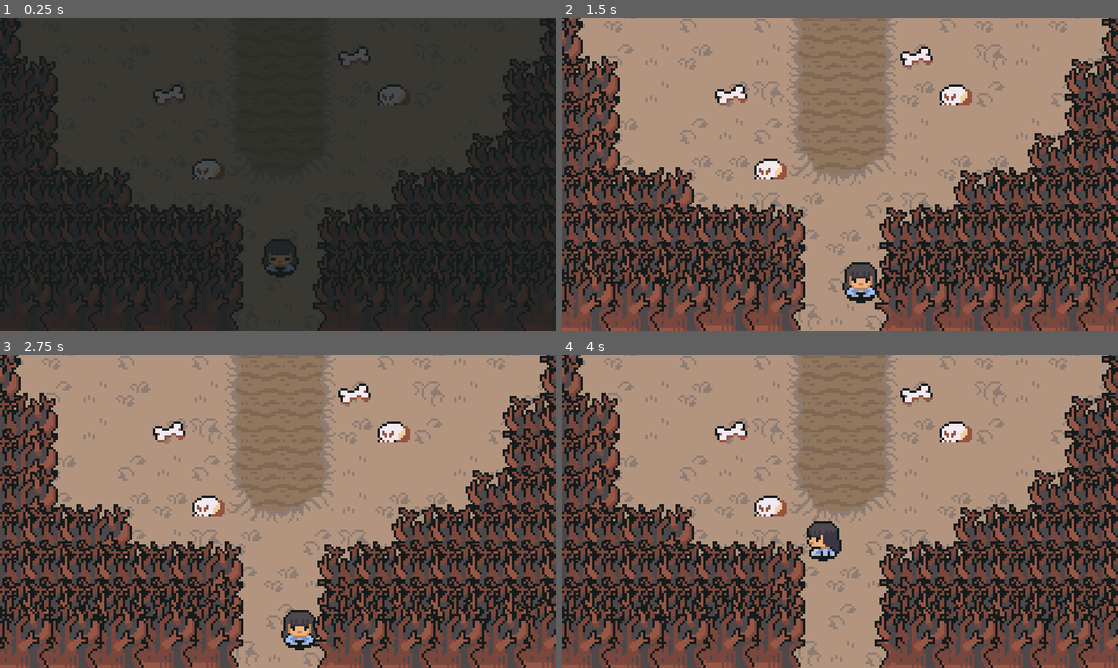
Above: before the commit, frames 1-4 (two rows, left to right).
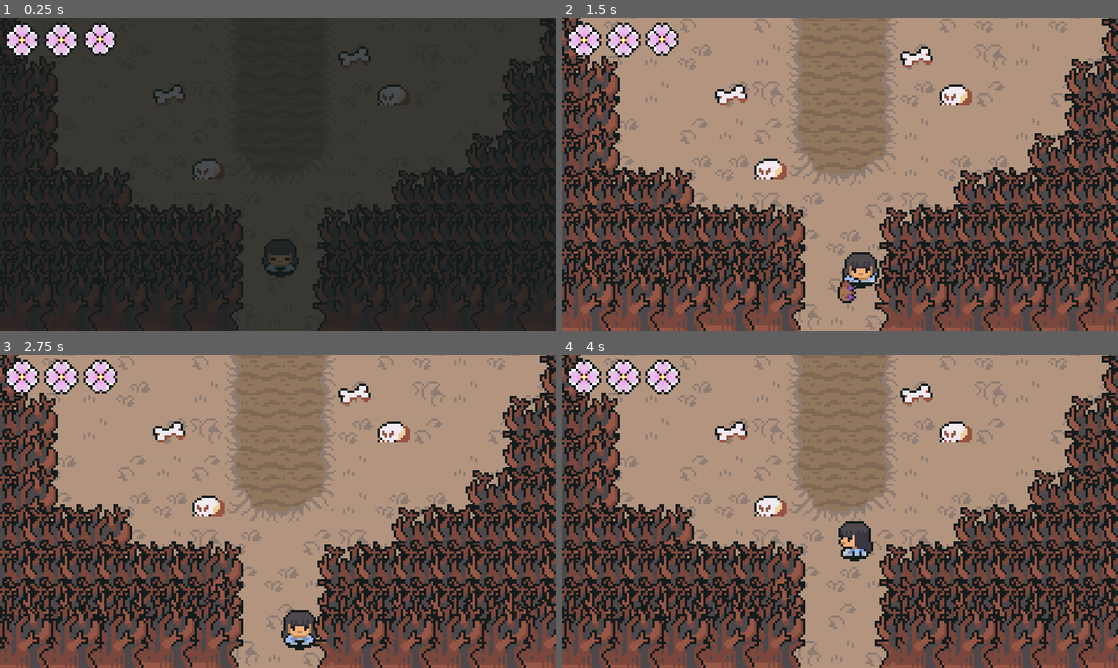
Above: after the commit, the same moments.

Repository: gynura/to_you
Game: Godot game, scene res://scenes/maps/boss_fight.tscn
Two runs of this game, one before a commit and one after it. Both use one fixed random seed, a clock stepped at 60 frames per second and the inputs below. This scene is started directly instead of the project's main scene. Sound files missing from this copy of the repository are replaced by a short silence.
Inputs:
- Up to frame 1 (0.25 s): no input
- Up to frame 2 (1.5 s): tap Enter at 0.5 s; hold D (ui_right) 0.53-1.28 s; hold Space (advance_dialog) 0.53-1.28 s; hold S (ui_down) from 1.28 s (still down); tap J (attack_button) at 1.35 s
- Up to frame 3 (2.75 s): release S (ui_down) at 2.03 s; hold D (ui_right) from 2.03 s (still down); tap E (interact_button) at 2.1 s
- Up to frame 4 (4 s): release D (ui_right) at 2.78 s; hold W (ui_up) 2.78-3.53 s; tap Space (advance_dialog) at 2.85 s; hold A (ui_left) from 3.53 s (still down); hold J (attack_button) from 3.53 s (still down)

The runs differ from the first frame. In frame 1, 1.4% of the frame differs, in the area x 1-21%, y 1-13%; in frame 2, 2.3%; in frame 3, 1.5%; in frame 4, 2.8%, in the area x 0-56%, y 1-66%.

Commit message:
final boss death animation

Diff:
--- a/project.godot
+++ b/project.godot
@@ -29,7 +29,6 @@
 
 window/size/viewport_width=240
 window/size/viewport_height=135
-window/size/mode=3
 window/size/window_width_override=1280
 window/size/window_height_override=720
 window/stretch/mode="canvas_items"
--- a/scenes/enemies/final_boss.gd
+++ b/scenes/enemies/final_boss.gd
@@ -81,13 +81,15 @@
 func death():
 	is_dead = true
 	Global.killed_flame_boss.emit()
+	$AnimatedSprite2D.play("death")
 	$DeathSound.play()
 	$TimeTillDeath.start()
 	$EnemyHitBox/CollisionShape2D.set_deferred("disabled", true)
 
 func _on_invincibility_timer_timeout():
-	can_be_hurt = true
-	$AnimatedSprite2D.play("iddle_" + str(face_number))
+	if !is_dead:
+		can_be_hurt = true
+		$AnimatedSprite2D.play("iddle_" + str(face_number))
 
 func _on_boss_fight_start_boss_fight():
 	start_boss_fight = true
@@ -107,7 +109,7 @@
 
 func _on_change_timer_timeout():
 	if boss_fight_started:
-		if can_be_hurt:
+		if can_be_hurt and !is_dead:
 			face_number = int(randf_range(0, 3)) + 1
 			$AnimatedSprite2D.play("iddle_" + str(face_number))
 		can_move = !can_move
@@ -124,7 +126,7 @@
 	queue_free()
 
 func _on_time_till_boss_fight_timeout():
-		boss_fight_started = true
-		can_shoot = true
-		start_fight.emit()
-		$AnimatedSprite2D.play("iddle_2")
+	boss_fight_started = true
+	can_shoot = true
+	start_fight.emit()
+	$AnimatedSprite2D.play("iddle_2")
--- a/scenes/enemies/final_boss.tscn
+++ b/scenes/enemies/final_boss.tscn
@@ -1,15 +1,76 @@
-[gd_scene load_steps=38 format=3 uid="uid://7eqkumnlqoxm"]
+[gd_scene load_steps=54 format=3 uid="uid://7eqkumnlqoxm"]
 
 [ext_resource type="Script" path="res://scenes/enemies/final_boss.gd" id="1_a5l2y"]
 [ext_resource type="Texture2D" uid="uid://cphfha12n17hm" path="res://assets/sprites/enemies/final_boss_hit.png" id="1_dm4ic"]
 [ext_resource type="Texture2D" uid="uid://3csd5i6kqnxu" path="res://assets/sprites/enemies/final_boss.png" id="1_wdfae"]
 [ext_resource type="Texture2D" uid="uid://ccoxuu84t2ivs" path="res://assets/sprites/enemies/final_boss_hit_2.png" id="2_hj4sh"]
+[ext_resource type="Texture2D" uid="uid://ca2r0m8m18k0r" path="res://assets/sprites/enemies/final_boss_death.png" id="2_rh2v5"]
 [ext_resource type="Texture2D" uid="uid://cd3t1lwo6vxom" path="res://assets/sprites/enemies/final_boss_2.png" id="5_0lgj6"]
 [ext_resource type="Texture2D" uid="uid://dtk58ih8jm5ge" path="res://assets/sprites/enemies/final_boss_3.png" id="6_6f183"]
 [ext_resource type="AudioStream" uid="uid://dhj6ba7tpjnwk" path="res://assets/sound/fx/boss_death.wav" id="7_3w14c"]
 [ext_resource type="AudioStream" uid="uid://duhe1ouxub4w4" path="res://assets/sound/fx/evil_laugh.wav" id="8_h77rg"]
 [ext_resource type="AudioStream" uid="uid://bwbq13m3so7w0" path="res://assets/sound/fx/fire.wav" id="9_4b5vq"]
 
+[sub_resource type="AtlasTexture" id="AtlasTexture_6yrnf"]
+atlas = ExtResource("2_rh2v5")
+region = Rect2(0, 0, 51, 50)
+
+[sub_resource type="AtlasTexture" id="AtlasTexture_k0kl8"]
+atlas = ExtResource("2_rh2v5")
+region = Rect2(51, 0, 51, 50)
+
+[sub_resource type="AtlasTexture" id="AtlasTexture_c8s6c"]
+atlas = ExtResource("2_rh2v5")
+region = Rect2(102, 0, 51, 50)
+
+[sub_resource type="AtlasTexture" id="AtlasTexture_047u6"]
+atlas = ExtResource("2_rh2v5")
+region = Rect2(153, 0, 51, 50)
+
+[sub_resource type="AtlasTexture" id="AtlasTexture_yv663"]
+atlas = ExtResource("2_rh2v5")
+region = Rect2(204, 0, 51, 50)
+
+[sub_resource type="AtlasTexture" id="AtlasTexture_dpt5l"]
+atlas = ExtResource("2_rh2v5")
+region = Rect2(255, 0, 51, 50)
+
+[sub_resource type="AtlasTexture" id="AtlasTexture_l21ik"]
+atlas = ExtResource("2_rh2v5")
+region = Rect2(306, 0, 51, 50)
+
+[sub_resource type="AtlasTexture" id="AtlasTexture_x2nwo"]
+atlas = ExtResource("2_rh2v5")
+region = Rect2(357, 0, 51, 50)
+
+[sub_resource type="AtlasTexture" id="AtlasTexture_od0v1"]
+atlas = ExtResource("2_rh2v5")
+region = Rect2(408, 0, 51, 50)
+
+[sub_resource type="AtlasTexture" id="AtlasTexture_q6e5c"]
+atlas = ExtResource("2_rh2v5")
+region = Rect2(459, 0, 51, 50)
+
+[sub_resource type="AtlasTexture" id="AtlasTexture_qipcx"]
+atlas = ExtResource("2_rh2v5")
+region = Rect2(510, 0, 51, 50)
+
+[sub_resource type="AtlasTexture" id="AtlasTexture_jntxe"]
+atlas = ExtResource("2_rh2v5")
+region = Rect2(612, 0, 51, 50)
+
+[sub_resource type="AtlasTexture" id="AtlasTexture_bhldq"]
+atlas = ExtResource("2_rh2v5")
+region = Rect2(663, 0, 51, 50)
+
+[sub_resource type="AtlasTexture" id="AtlasTexture_x70ti"]
+atlas = ExtResource("2_rh2v5")
+region = Rect2(714, 0, 51, 50)
+
+[sub_resource type="AtlasTexture" id="AtlasTexture_edbv3"]
+atlas = ExtResource("2_rh2v5")
+region = Rect2(765, 0, 51, 50)
+
 [sub_resource type="AtlasTexture" id="AtlasTexture_cogvt"]
 atlas = ExtResource("1_dm4ic")
 region = Rect2(0, 0, 50, 50)
@@ -112,6 +173,56 @@
 
 [sub_resource type="SpriteFrames" id="SpriteFrames_5cs7p"]
 animations = [{
+"frames": [{
+"duration": 2.0,
+"texture": SubResource("AtlasTexture_6yrnf")
+}, {
+"duration": 1.0,
+"texture": SubResource("AtlasTexture_k0kl8")
+}, {
+"duration": 1.0,
+"texture": SubResource("AtlasTexture_c8s6c")
+}, {
+"duration": 1.0,
+"texture": SubResource("AtlasTexture_047u6")
+}, {
+"duration": 1.0,
+"texture": SubResource("AtlasTexture_yv663")
+}, {
+"duration": 1.0,
+"texture": SubResource("AtlasTexture_dpt5l")
+}, {
+"duration": 1.0,
+"texture": SubResource("AtlasTexture_l21ik")
+}, {
+"duration": 1.0,
+"texture": SubResource("AtlasTexture_x2nwo")
+}, {
+"duration": 1.0,
+"texture": SubResource("AtlasTexture_od0v1")
+}, {
+"duration": 1.0,
+"texture": SubResource("AtlasTexture_q6e5c")
+}, {
+"duration": 1.0,
+"texture": SubResource("AtlasTexture_qipcx")
+}, {
+"duration": 1.0,
+"texture": SubResource("AtlasTexture_jntxe")
+}, {
+"duration": 1.0,
+"texture": SubResource("AtlasTexture_bhldq")
+}, {
+"duration": 1.0,
+"texture": SubResource("AtlasTexture_x70ti")
+}, {
+"duration": 1.0,
+"texture": SubResource("AtlasTexture_edbv3")
+}],
+"loop": true,
+"name": &"death",
+"speed": 15.0
+}, {
 "frames": [{
 "duration": 1.0,
 "texture": SubResource("AtlasTexture_cogvt")
@@ -232,8 +343,10 @@
 z_index = 1
 position = Vector2(0, -5)
 sprite_frames = SubResource("SpriteFrames_5cs7p")
-animation = &"iddle_3"
+animation = &"death"
 autoplay = "iddle_1"
+frame = 9
+frame_progress = 0.338718
 
 [node name="BulletSpawner" type="Node2D" parent="."]
 
@@ -271,7 +384,6 @@
 stream = ExtResource("7_3w14c")
 
 [node name="TimeTillDeath" type="Timer" parent="."]
-wait_time = 0.6
 one_shot = true
 
 [node name="LaughSound" type="AudioStreamPlayer2D" parent="."]
@@ -288,6 +400,7 @@
 wait_time = 1.2
 one_shot = true
 
+[connection signal="animation_finished" from="AnimatedSprite2D" to="." method="_on_animated_sprite_2d_animation_finished"]
 [connection signal="timeout" from="InvincibilityTimer" to="." method="_on_invincibility_timer_timeout"]
 [connection signal="timeout" from="TimeBetweenBulletSpawns" to="." method="_on_time_between_bullet_spawns_timeout"]
 [connection signal="timeout" from="TimeBetweenEachBullet" to="." method="_on_time_between_each_bullet_timeout"]
--- a/scenes/singletons/global.gd
+++ b/scenes/singletons/global.gd
@@ -3,7 +3,7 @@
 const PLAYER_MAX_HEALTH = 12
 
 var begin_game = false
-var player_got_weapon = false
+var player_got_weapon = true
 #TODO cambiar los dos de arriba!!!
 
 var player_getting_weapon :bool = false
Binary file added: assets/sprites/enemies/final_boss_death.png
Not shown, added: assets/sprites/enemies/final_boss_death.png.import
